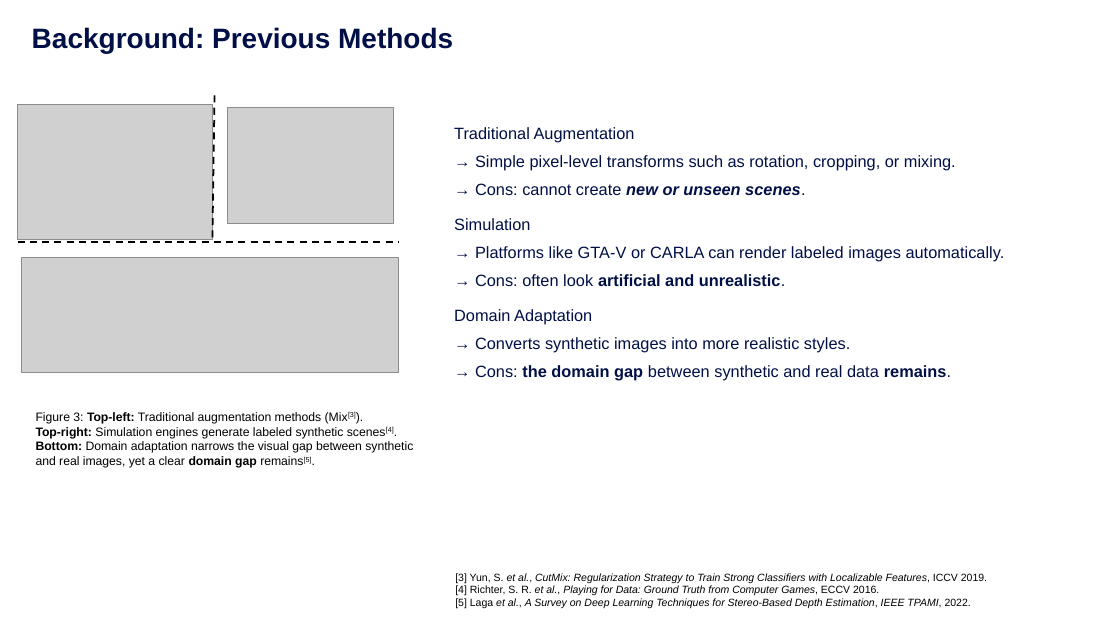
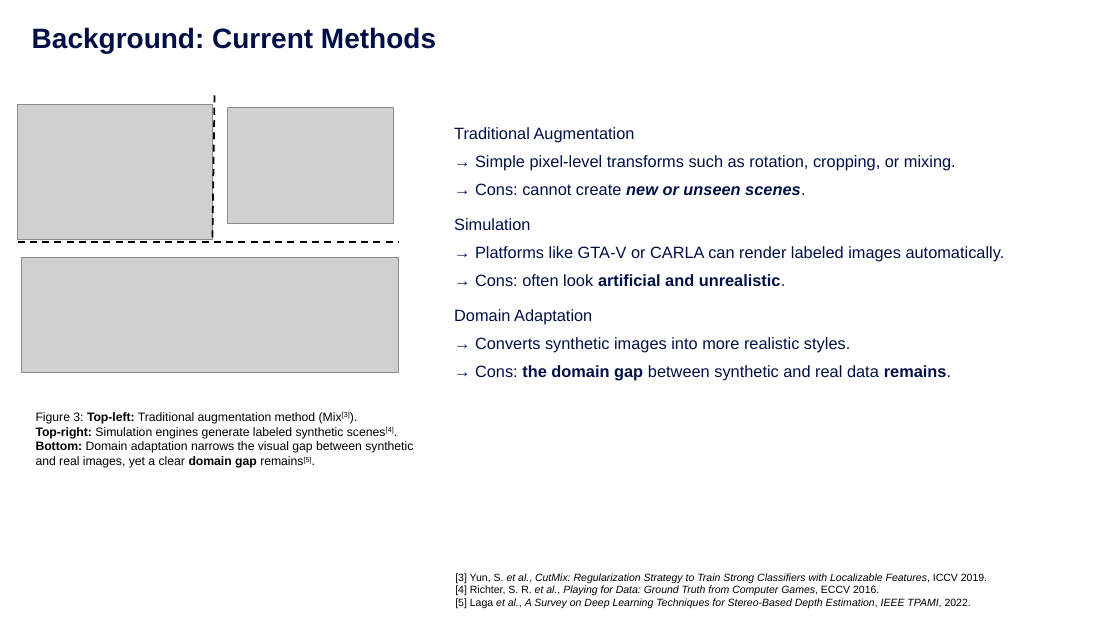
Before and after one commit to chengchengchenchen/MCS-Research-Project, a slide deck: slide 5 of doc/Presentation-revised.pptx. Drawn at 1120x630 pixels with LibreOffice and Linux fonts; fonts in the diff are those of the drawing; grey boxes stand for pictures; background and template pictures are left out. Boxes give left, top, right and bottom in pixels: in the first picture for what was removed or moved away, otherwise in the second. Text is boxed around its words. In the diff, an @@ line names an element or a change of style, - is before the commit and + after.

```diff
--- a/doc/Presentation-revised.pptx
+++ b/doc/Presentation-revised.pptx
@@ title at box(32, 27, 436, 53): text changed @@
-Background: Previous Methods
+Background: Current Methods
@@ text at box(36, 412, 413, 468): text changed @@
-    Figure 3: Top-left: Traditional augmentation methods (Mix[3]).
-    Top-right: Simulation engines generate labeled synthetic scenes[4].
-    Bottom: Domain adaptation narrows the visual gap between synthetic and real images, yet a clear domain gap remains[5].
+    Figure 3: Top-left: Traditional augmentation method (Mix[3]).
+    Top-right: Simulation engines generate labeled synthetic scenes[4].
+    Bottom: Domain adaptation narrows the visual gap between synthetic and real images, yet a clear domain gap remains[5].
```
Also in this commit, not shown: 9 other slides changed, 5 slides added, 1 slide removed, 2 other files.
